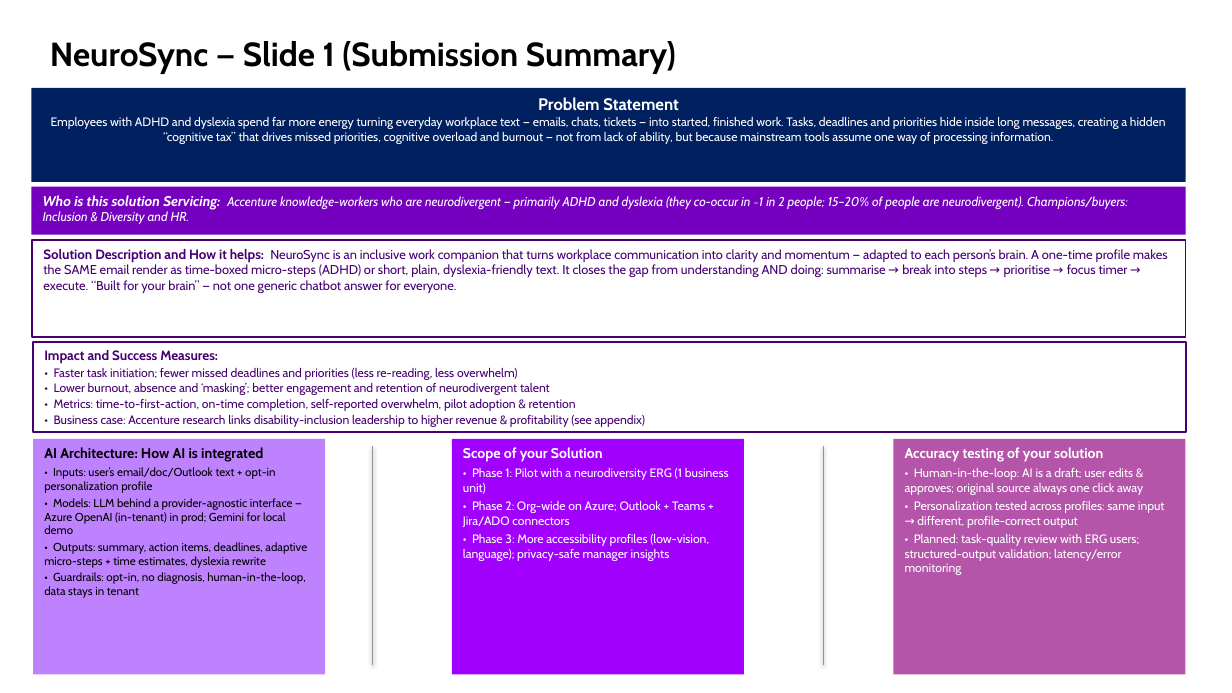
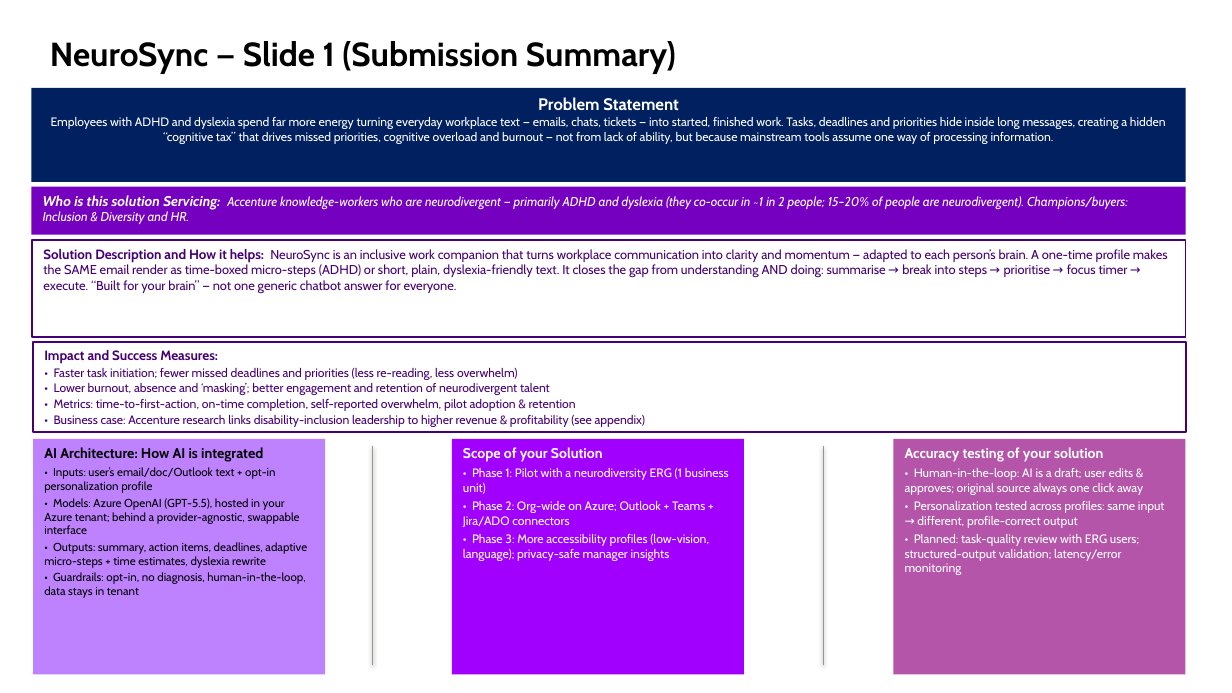
Before and after one commit to kumarsaransh55/NeuroSync, a slide deck: slide 1 of docs/NeuroSync-Slide1-Submission.pptx. Drawn at 1232x693 pixels with LibreOffice and Linux fonts; fonts in the diff are those of the drawing. Boxes give left, top, right and bottom in pixels: in the first picture for what was removed or moved away, otherwise in the second. Text is boxed around its words. In the diff, an @@ line names an element or a change of style, - is before the commit and + after.

Commit message:
feat: update documentation and .gitignore for new assets and AI model version

```diff
--- a/docs/NeuroSync-Slide1-Submission.pptx
+++ b/docs/NeuroSync-Slide1-Submission.pptx
@@ text in rectangle at [44,498,300,534]: text changed @@
-• Models: LLM behind a provider-agnostic interface — Azure OpenAI (in-tenant) in prod; Gemini for local demo
+• Models: Azure OpenAI (GPT-5.5), hosted in your Azure tenant; behind a provider-agnostic, swappable interface
```
Also in this commit, not shown: 6 other files.
